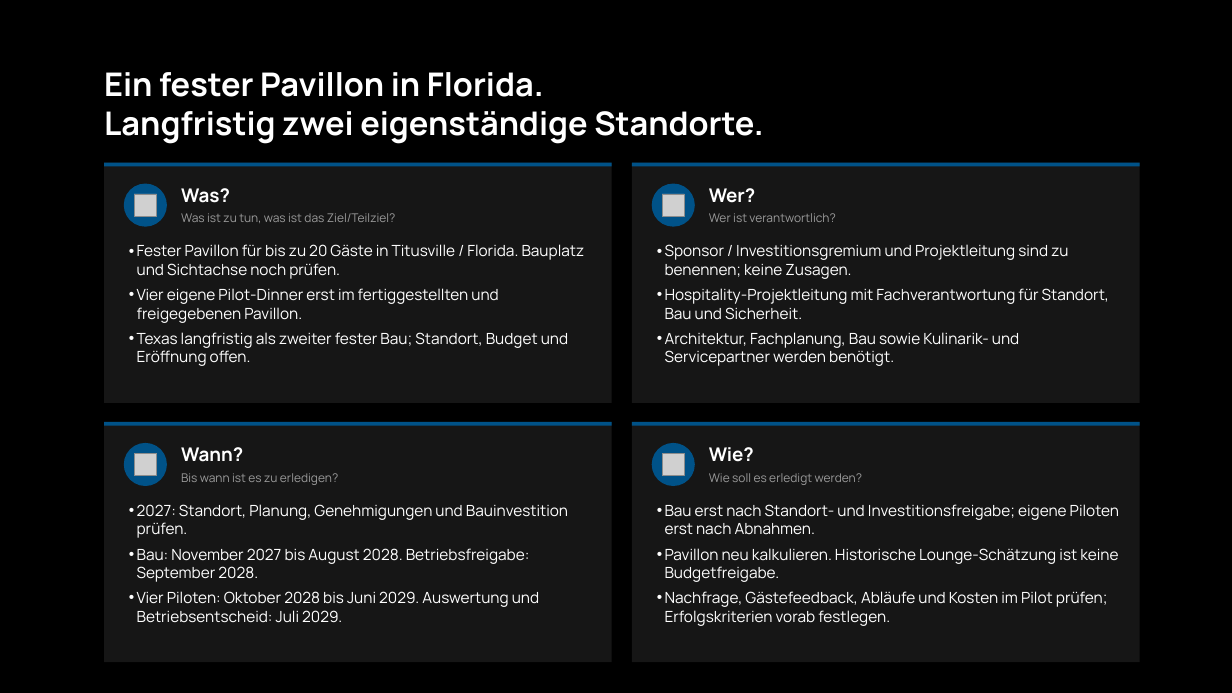
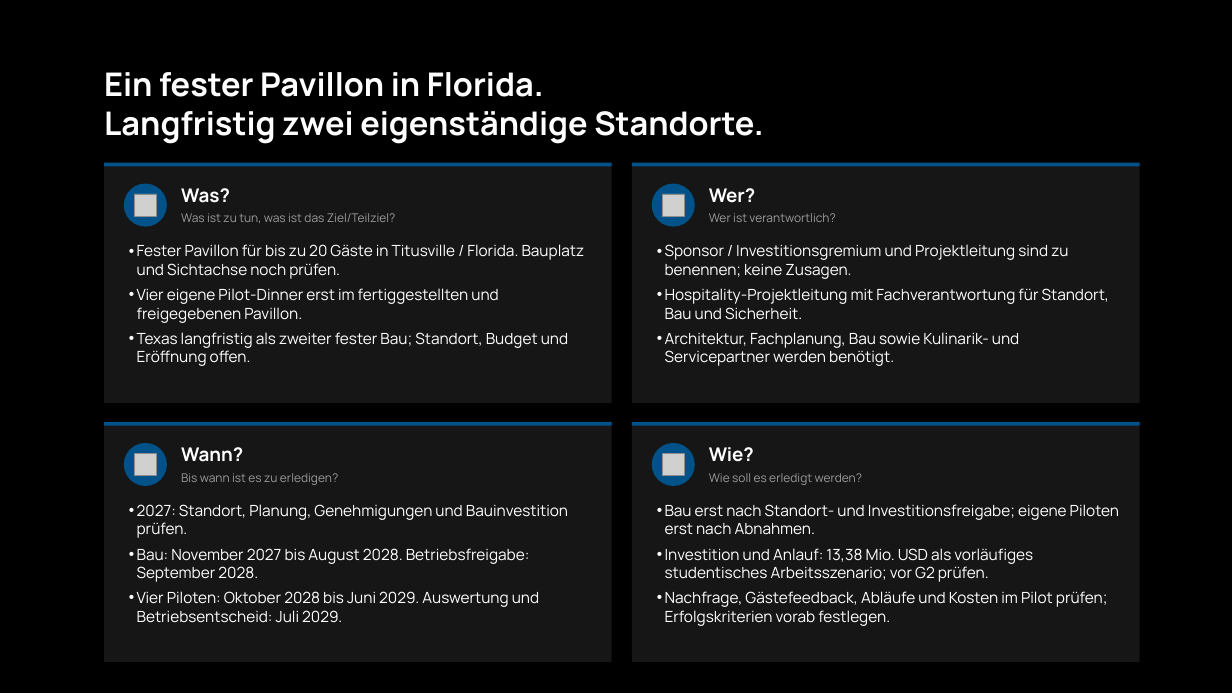
Before and after one commit to Pogoner/InnovationManagement, a slide deck: slide 2 of quellen/step-6-roadmap-fester-pavillon.pptx. Drawn at 1232x693 pixels with LibreOffice and Linux fonts; fonts in the diff are those of the drawing; grey boxes stand for pictures. Boxes give left, top, right and bottom in pixels: in the first picture for what was removed or moved away, otherwise in the second. Text is boxed around its words. In the diff, an @@ line names an element or a change of style, - is before the commit and + after.

Commit message:
feat(pitch): connect pavilion budget, five-year cashflow and roadmap contacts

```diff
--- a/quellen/step-6-roadmap-fester-pavillon.pptx
+++ b/quellen/step-6-roadmap-fester-pavillon.pptx
@@ text at [665,548,1033,582]: text changed @@
-• Pavillon neu kalkulieren. Historische Lounge-Schätzung ist keine Budgetfreigabe.
+• Investition und Anlauf: 13,38 Mio. USD als vorläufiges studentisches Arbeitsszenario; vor G2 prüfen.
```
Also in this commit, not shown: 2 other slides changed, 2 slides added, 23 other files.
